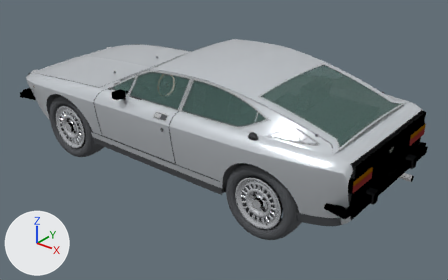
The glTF model public/models/alfa-romeo-1973.glb, before and after one commit.
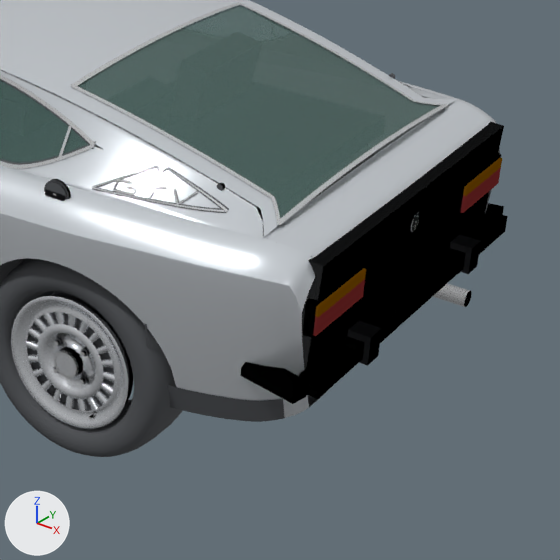
Each version appears first whole from a 50 mm camera at (1.769, -2.07, 1.14) aimed at (0.11, 0.003, -0.145), and next in a close-up on the part from 52% to 100% of the width and 23% to 100% of the height. Arrows for +X, +Y and +Z are at lower left; the lights stay in place. The last two pictures show the newer version. Where no turn or scale is listed for an object, it has been applied to the vertices. Vertices at exactly the same position are counted once.

The first close-up shows 'Body', 'Wheel_RL'.
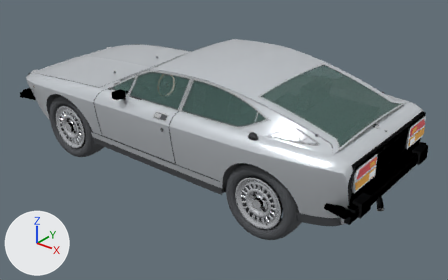
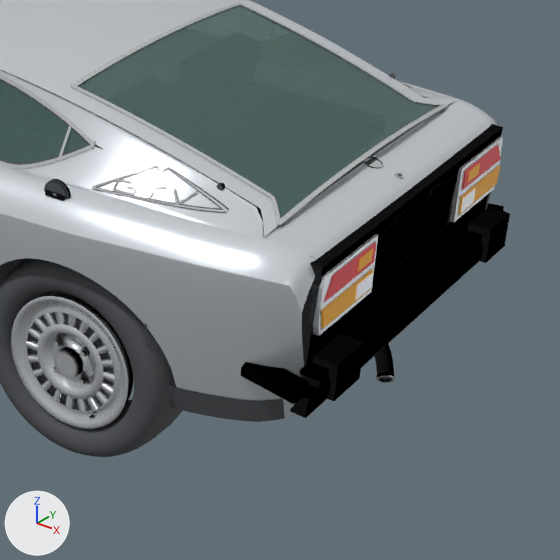
Where the change shows, as pixel boxes [x1, y1, x2, y2] in the close-ups (560 x 560 px; the box of a moved part takes in the faces that stretch with it):
'Body', reshaped: before [0, 0, 508, 422]; after [0, 0, 510, 422]
part 1 of me_alfetta_gtv_body_mesh, added: after [467, 207, 510, 263]
part 2 of me_alfetta_gtv_body_mesh, added: after [313, 334, 364, 401]
part 3 of me_alfetta_gtv_body_mesh, moved or reshaped: before [450, 234, 481, 274]; after [290, 261, 479, 418]
part 4 of me_alfetta_gtv_body_mesh, added: after [447, 184, 455, 226]
part 5 of me_alfetta_gtv_body_mesh, added: after [461, 189, 476, 212]
part 6 of me_alfetta_gtv_body_mesh, added: after [356, 273, 373, 300]
part 7 of me_alfetta_gtv_body_mesh, added: after [468, 163, 480, 182]
part 8 of me_alfetta_gtv_body_mesh, added: after [358, 249, 373, 271]
part 9 of me_alfetta_gtv_body_mesh, rebuilt (10% wider, 37% taller): before [303, 264, 365, 338]; after [310, 234, 378, 336]
part 10 of me_alfetta_gtv_body_mesh, rebuilt (29% wider, 91% taller): before [461, 168, 501, 213]; after [450, 136, 502, 223]
part 11 of me_alfetta_gtv_body_mesh, deleted: before [432, 283, 472, 307]
part 12 of me_alfetta_gtv_body_mesh, deleted: before [411, 212, 421, 232]
part 13 of me_alfetta_gtv_body_mesh, deleted: before [347, 321, 382, 366]
part 14 of me_alfetta_gtv_body_mesh, reshaped: before [302, 126, 508, 399]; after [300, 125, 508, 403]

The change, as a diff of the scene's bpy script:
```diff
--- a/public/models/alfa-romeo-1973.glb.py
+++ b/public/models/alfa-romeo-1973.glb.py
@@ me_alfetta_gtv_body_mesh @@
 # used by ob_body; location = (0.0, 0.0, 0.0)
-me_alfetta_gtv_body_mesh.from_pydata(...)  # 39285 vertices, 68718 faces; spans x -1.0..0.97, y -0.41..0.4, z -0.19..0.28
+me_alfetta_gtv_body_mesh.from_pydata(...)  # 40423 vertices, 70630 faces; spans x -1.0..0.98, y -0.41..0.4, z -0.19..0.28
+# me_alfetta_gtv_body_mesh part 1: a new loose piece, a box spanning x 0.938..0.976, y 0.221..0.299, z -0.082..-0.023, in mat_rubberblack (dark grey #4d5054)
+# me_alfetta_gtv_body_mesh part 2: a new loose piece, a box spanning x 0.938..0.976, y -0.299..-0.221, z -0.082..-0.023, in mat_rubberblack (dark grey #4d5054)
+# me_alfetta_gtv_body_mesh part 3: the loose piece of 8 vertices spanning x 0.94..0.97, y 0.16..0.19, z -0.08..-0.03 is scaled about its middle by (0.721, 17.6, 1.69), then moved by (-0.03, -0.18, -0.03)
+# me_alfetta_gtv_body_mesh part 4: a new loose piece, a box spanning x 0.9358..0.9388, y 0.1352..0.1368, z 0.008..0.097, in mat_rubberblack (dark grey #4d5054)
+# me_alfetta_gtv_body_mesh part 5: a new loose piece, a box spanning x 0.9465..0.9485, y 0.155..0.202, z 0.027..0.0505, in mat_headlightlens (white #fafdff, glowing grey #6c6f76)
+# me_alfetta_gtv_body_mesh part 6: a new loose piece, a box spanning x 0.9465..0.9485, y -0.202..-0.155, z 0.027..0.0505, in mat_headlightlens (white #fafdff, glowing grey #6c6f76)
+# me_alfetta_gtv_body_mesh part 7: a new loose piece, a box spanning x 0.9465..0.9485, y 0.165..0.2055, z 0.0746..0.0936, in mat_amberlens (orange #f3b33f)
+# me_alfetta_gtv_body_mesh part 8: a new loose piece, a box spanning x 0.9465..0.9485, y -0.2055..-0.165, z 0.0746..0.0936, in mat_amberlens (orange #f3b33f)
+# me_alfetta_gtv_body_mesh part 9: the loose piece of 8 vertices spanning x 0.93..0.94, y -0.32..-0.17, z 0.02..0.07 is rebuilt with 12 vertices and now spans x 0.93..0.94, y -0.31..-0.14, z 0.01..0.1, in mat_carpaint (white #dfe5ea)
+# me_alfetta_gtv_body_mesh part 10: the loose piece of 8 vertices spanning x 0.93..0.94, y 0.17..0.31, z 0.02..0.05 is rebuilt with 12 vertices and now spans x 0.93..0.94, y 0.14..0.31, z 0.01..0.1, in mat_carpaint (white #dfe5ea)
+# me_alfetta_gtv_body_mesh part 11: the loose piece of 96 vertices spanning x 0.84..0.96, y 0.18..0.21, z -0.15..-0.13 is deleted
+# me_alfetta_gtv_body_mesh part 12: the loose piece of 50 vertices spanning x 0.93..0.94, y -0.01..0.01, z 0.05..0.08 is deleted
+# me_alfetta_gtv_body_mesh part 13: the loose piece of 8 vertices spanning x 0.94..0.97, y -0.19..-0.16, z -0.08..-0.03 is deleted
+# me_alfetta_gtv_body_mesh part 14: 8 vertices moved from x 0.86..0.94, y -0.31..0.31, z -0.09..0.15 to x 0.86..0.94, y -0.31..0.31, z -0.05..0.15; 32 vertices removed from x 0.93..0.96, y -0.32..0.32, z -0.07..0.07; 1212 vertices added at x 0.79..0.98, y -0.32..0.32, z -0.15..0.15
+# other edits to the shape of me_alfetta_gtv_body_mesh do not show in these pictures
 me_alfetta_gtv_body_mesh.materials.append(mat_carpaint)
```
